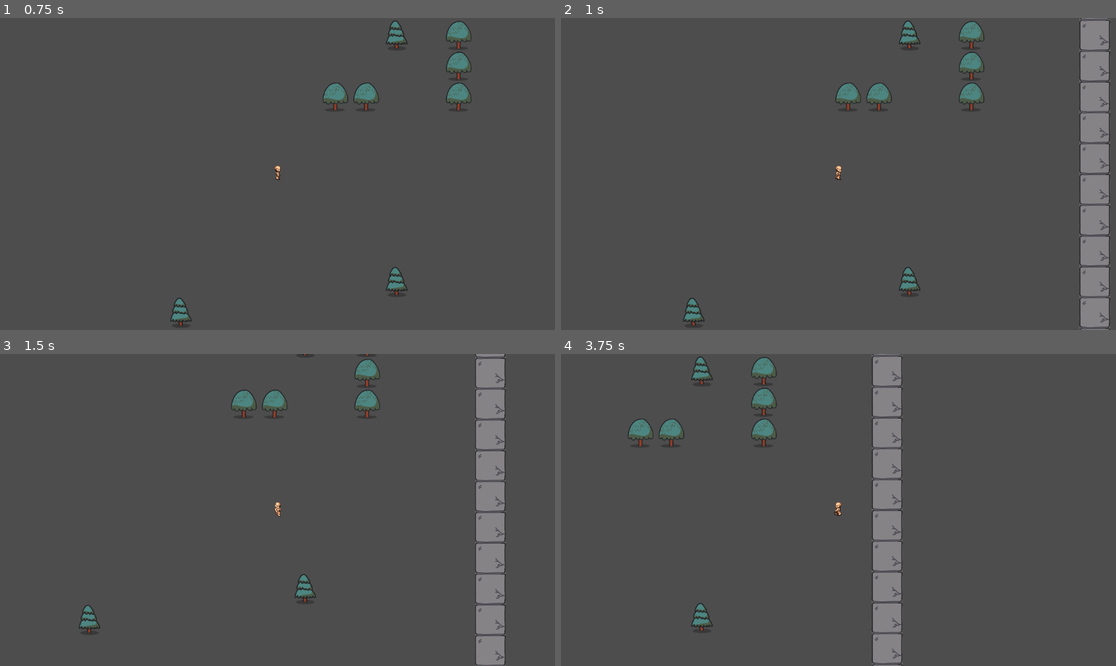
Above: before the commit, frames 1-4 (two rows, left to right).
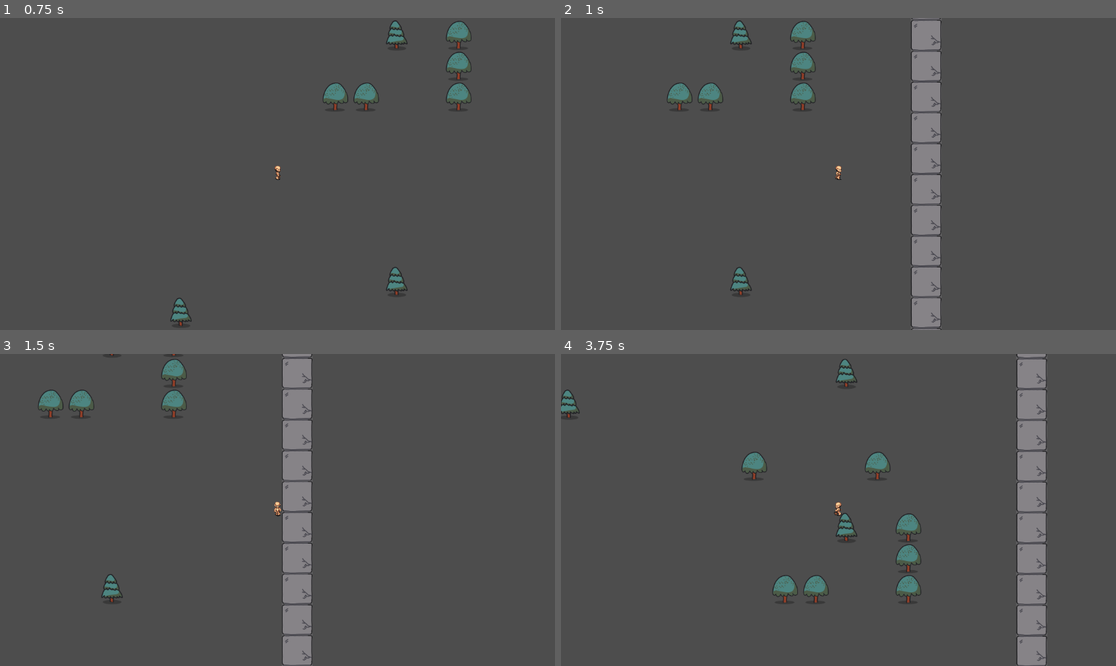
Above: after the commit, the same moments.

Repository: Dill-Lan/roguelite-test
Game: Godot game, scene res://level/test-level/Test-Level.tscn
Same seed, same stepped clock (60 frames per second), same inputs: the game is played once before the commit and once after it.
Inputs:
- Up to frame 1 (0.75 s): tap Enter at 0.5 s; hold Right (ui_right) from 0.53 s (still down); hold Space (dash) from 0.53 s (still down)
- Up to frame 2 (1 s): keep holding Right (ui_right); keep holding Space (dash)
- Up to frame 3 (1.5 s): release Right (ui_right) at 1.28 s; release Space (dash) at 1.28 s; hold Down (ui_down) from 1.28 s (still down); tap Space (dash) at 1.35 s
- Up to frame 4 (3.75 s): release Down (ui_down) at 2.03 s; hold Right (ui_right) 2.03-2.78 s; hold Space (dash) 2.03-2.78 s; hold Up (ui_up) 2.78-3.53 s; tap Space (dash) at 2.85 s; hold Left (ui_left) from 3.53 s (still down); hold Space (dash) from 3.53 s (still down)

Frame 1 is identical in both runs. In frame 2, 12% of the frame differs, in the area x 19-99%, y 0-100%; in frame 3, 12%; in frame 4, 13%, in the area x 0-88%, y 0-100%.

Commit message:
Move cooldown handling to Ability class itself, so we can have skills like Dash which handle having multiple charges internally.

Diff:
--- a/ability/Ability.gd
+++ b/ability/Ability.gd
@@ -6,6 +6,9 @@
 func _init(_type: Type, _metadata: AbilityMetadata):
 	type = _type
 	metadata = _metadata
+
+func is_on_cooldown() -> bool:
+	return false # Override this in extending classes.
 
 func execute(player: CharacterBody2D):
 	pass # Override this in extending classes.
--- a/ability/AbilityRegistry.gd
+++ b/ability/AbilityRegistry.gd
@@ -13,16 +13,16 @@
 	cooldowns[ability.type] = ability.metadata.cooldown
 	ability.execute(player)
 
-func is_on_cooldown(type: Ability.Type):
-	return cooldowns.has(type) and cooldowns[type] > 0
+#func is_on_cooldown(type: Ability.Type):
+	#return cooldowns.has(type) and cooldowns[type] > 0
 
-func get_remaining_cooldown(type: Ability.Type):
-	return cooldowns[type] if cooldowns.has(type) else -1
+#func get_remaining_cooldown(type: Ability.Type):
+	#return cooldowns[type] if cooldowns.has(type) else -1
 
 func cycle(player: CharacterBody2D, delta: float):
 	for type in abilities.keys():
-		if cooldowns.has(type):
-			cooldowns[type] -= delta
-			if cooldowns[type] <= 0:
-				cooldowns.erase(type)
+		#if cooldowns.has(type):
+			#cooldowns[type] -= delta
+			#if cooldowns[type] <= 0:
+				#cooldowns.erase(type)
 		abilities[type].cycle(player, delta)
--- a/ability/data/Dash.gd
+++ b/ability/data/Dash.gd
@@ -4,16 +4,47 @@
 
 var _velocity_snapshot: Vector2 = Vector2(0, 0)
 var _dash_time_remaining: float = 0.0
+var _charges: int
+var _cooldowns: Array[float]
 
 func _init(_type: Ability.Type, _metadata: AbilityMetadata):
 	super(_type, _metadata)
+	match _metadata.tier:
+		Ability.Tier.Common:
+			_charges = 1
+			_cooldowns = [0.0]
+		Ability.Tier.Uncommon:
+			_charges = 1
+			_cooldowns = [0.0]
+		Ability.Tier.Rare:
+			_charges = 2
+			_cooldowns = [0.0, 0.0]
+		Ability.Tier.Epic:
+			_charges = 3
+			_cooldowns = [0.0, 0.0, 0.0]
+		Ability.Tier.Legendary:
+			_charges = 4
+			_cooldowns = [0.0, 0.0, 0.0, 0.0]
+
+func is_on_cooldown() -> bool:
+	return _cooldowns.all(func(number): return number != 0) or _dash_time_remaining > 0.0
 
 func execute(player: CharacterBody2D):
+	if is_on_cooldown():
+		return
 	_velocity_snapshot = player.velocity
 	_dash_time_remaining = 0.2
-	pass
+	var free_cooldown_slot = _cooldowns.find(0)
+	_cooldowns[free_cooldown_slot] = metadata.cooldown
 
 func cycle(player: CharacterBody2D, delta: float):
+	for index in len(_cooldowns):
+		print("Cooldowns: %s" % str(_cooldowns))
+		var cooldown = _cooldowns[index]
+		if cooldown > 0:
+			_cooldowns[index] = cooldown - delta
+		if cooldown < 0:
+			_cooldowns[index] = 0
 	if _dash_time_remaining > 0:
 		_dash_time_remaining -= delta
 		player.velocity = _velocity_snapshot.normalized() * Constants.PLAYER_SPEED * _DASH_SPEED_MULTIPLIER
--- a/player/Player.gd
+++ b/player/Player.gd
@@ -7,7 +7,7 @@
 
 func _ready():
 	_ability_register.register_ability(
-		Dash.new(Ability.Type.Dash, AbilityMetadata.new(Ability.Tier.Common, 1, 2))
+		Dash.new(Ability.Type.Dash, AbilityMetadata.new(Ability.Tier.Epic, 1, 2))
 	)
 
 func _physics_process(delta):
@@ -42,10 +42,9 @@
 	var ability = _ability_register.get_ability(type)
 	if not ability:
 		return false
-	if _ability_register.is_on_cooldown(type):
-		print("Ability is on cooldown. Remaining: %s" % _ability_register.get_remaining_cooldown(type))
-		return false
+	#if _ability_register.is_on_cooldown(type):
+		#print("Ability is on cooldown. Remaining: %s" % _ability_register.get_remaining_cooldown(type))
+		#return false
 	else:
-		print("Start cooldown")
 		_ability_register.execute(self, ability)
 		return true
